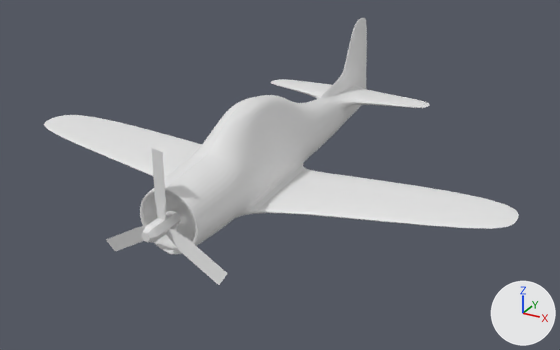
What one commit did to the Blender file LowPolyAeroplane.blend.
Camera for both pictures: a 50 mm lens placed at (5.27, -8.64, 4.33), pointed at (0.34, 0.32, -0.15). Every picture has the same lights, and +X, +Y and +Z are marked at lower right.

Before the edit, the objects in view are built like this:
```python
me_cylinder = bpy.data.meshes.new('Cylinder')
me_cylinder.from_pydata(...)  # 37 vertices, 24 faces; spans x -5.3..9.0, y -8.2..8.2, z -2.1..3.0
me_cylinder_001 = bpy.data.meshes.new('Cylinder.001')
me_cylinder_001.from_pydata(...)  # 174 vertices, 153 faces; spans x 0.0..3.91, y -0.47..1.41, z -4.26..1.89
ob_cylinder = bpy.data.objects.new('Cylinder', me_cylinder_001)
ob_cylinder.location = (0.0, 0.0, 0.0)
ob_cylinder.rotation_euler = (1.571, 0.0, 0.0)  # degrees (90, 0, 0)
_m = ob_cylinder.modifiers.new('Subsurf', 'SUBSURF')
_m.levels = 0
_m = ob_cylinder.modifiers.new('Mirror', 'MIRROR')
_m.use_clip = True
ob_cylinder_001 = bpy.data.objects.new('Cylinder.001', me_cylinder)
ob_cylinder_001.location = (0.0, -2.009, 0.0)
ob_cylinder_001.rotation_euler = (1.571, 0.524, 0.0)  # degrees (90, 30, 0)
ob_cylinder_001.scale = (0.11, 0.11, 0.11)
```
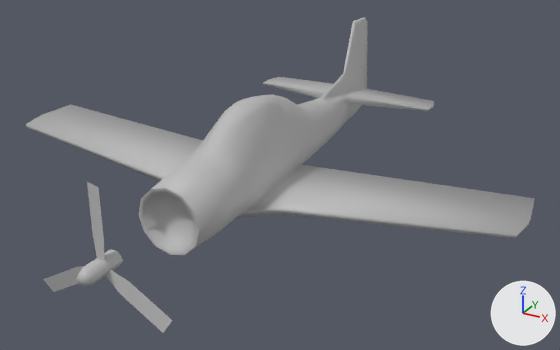
Edits to the scene script, one JSON object a line:
```json
{"op": "add", "block": "mat_untitled", "code": ["mat_untitled = principled_material('Untitled')", "mat_untitled.base_color = (0.5, 0.5, 0.5)  # grey #bcbcbc"]}
{"block": "me_cylinder", "where": "# used by ob_cylinder_001; location = (0.0, -2.009, 0.0); rotation_euler = (1.571, 0.524, 0.0), in degrees (90, 30, 0); scale = (0.11, 0.11, 0.11)"}
{"op": "remove", "block": "me_cylinder", "code": "me_cylinder.from_pydata(...)  # 37 vertices, 24 faces; spans x -5.3..9.0, y -8.2..8.2, z -2.1..3.0"}
{"op": "add", "block": "me_cylinder", "code": "me_cylinder.from_pydata(...)  # 339 vertices, 330 faces; spans x -31.4..30.3, y -17.1..18.9, z -57.0..13.0"}
{"block": "me_cylinder", "change": "me_cylinder part 1: the loose piece of 19 vertices spanning x -0.9..0.9, y -1.0..1.0, z -2.1..3.0 is moved by (0.0, 0.0, 10.0), in mat_untitled (grey #bcbcbc)"}
{"block": "me_cylinder", "change": "me_cylinder part 2: the loose piece of 6 vertices spanning x -5.3..0.2, y 0.0..8.2, z -0.2..0.2 is moved by (0.0, 0.0, 10.0), in mat_untitled (grey #bcbcbc)"}
{"block": "me_cylinder", "change": "me_cylinder part 3: the loose piece of 6 vertices spanning x 0.3..9.0, y -0.9..0.9, z -0.2..0.2 is moved by (0.0, 0.0, 10.0), in mat_untitled (grey #bcbcbc)"}
{"block": "me_cylinder", "change": "me_cylinder part 4: the loose piece of 6 vertices spanning x -5.3..0.2, y -8.2..0.0, z -0.2..0.2 is moved by (0.0, 0.0, 10.0), in mat_untitled (grey #bcbcbc)"}
{"block": "me_cylinder", "change": "me_cylinder part 5: a new loose piece of 302 vertices spanning x -31.4..30.3, y -17.1..18.9, z -57.0..-1.1, in mat_untitled (grey #bcbcbc)"}
{"block": "me_cylinder", "change": "me_cylinder part 6: the surface is now shaded smooth"}
{"op": "add", "block": "me_cylinder", "code": "me_cylinder.materials.append(mat_untitled)  # grey #bcbcbc"}
{"op": "remove", "block": "ob_cylinder", "code": ["ob_cylinder = bpy.data.objects.new('Cylinder', me_cylinder_001)", "ob_cylinder.location = (0.0, 0.0, 0.0)", "ob_cylinder.rotation_euler = (1.571, 0.0, 0.0)  # degrees (90, 0, 0)", "_m = ob_cylinder.modifiers.new('Subsurf', 'SUBSURF')", "_m.levels = 0", "_m = ob_cylinder.modifiers.new('Mirror', 'MIRROR')", "_m.use_clip = True"]}
```

Boxes [x1, y1, x2, y2] around the edits, measured in the pictures (560 x 350 px; the box of a moved part takes in the faces that stretch with it):
```json
{"object": "Cylinder.001", "change": "reshaped", "before": [106, 148, 228, 285], "after": [26, 17, 535, 333], "on screen": "315% wider, 130% taller"}
{"object": "Cylinder", "change": "deleted", "before": [44, 18, 519, 254]}
{"part": 1, "of": "me_cylinder", "change": "moved or reshaped", "before": [141, 211, 181, 242], "after": [76, 249, 123, 286]}
{"part": 2, "of": "me_cylinder", "change": "moved or reshaped", "before": [151, 148, 166, 220], "after": [87, 182, 104, 260]}
{"part": 3, "of": "me_cylinder", "change": "moved or reshaped", "before": [166, 228, 228, 285], "after": [106, 269, 172, 333]}
{"part": 4, "of": "me_cylinder", "change": "moved or reshaped", "before": [106, 226, 146, 251], "after": [43, 266, 84, 292]}
{"part": 5, "of": "me_cylinder", "change": "added", "after": [26, 17, 535, 255]}
```
